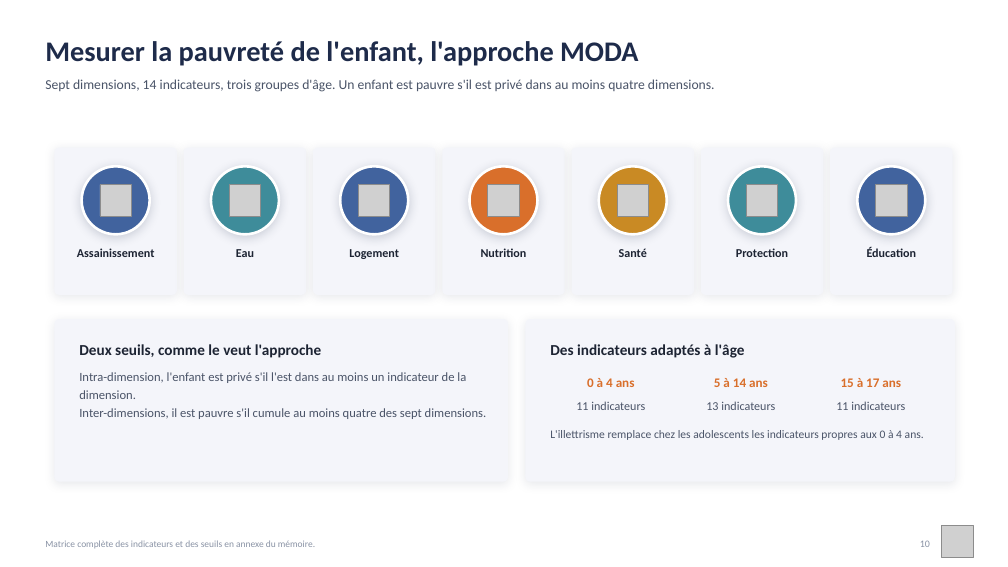
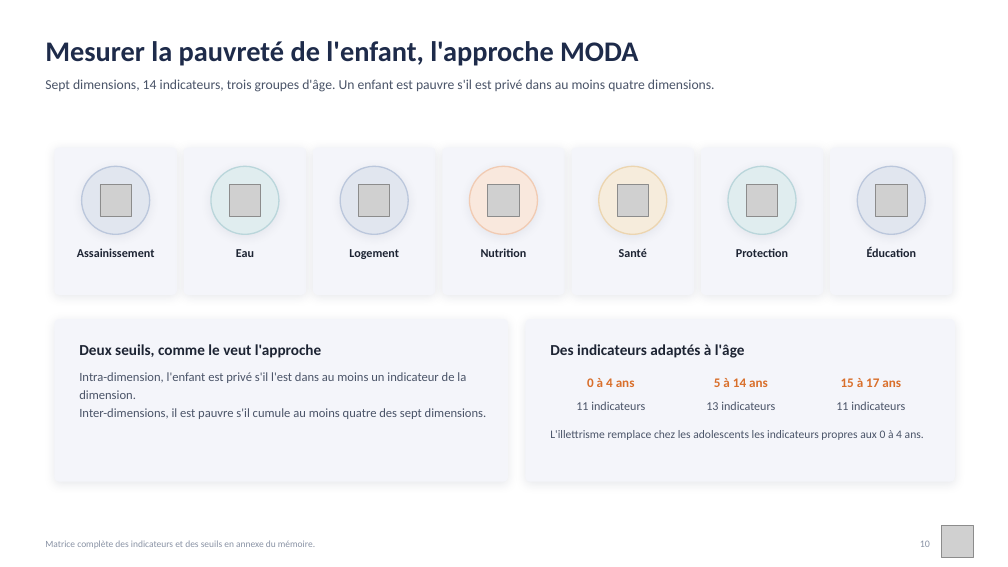
Before and after one commit to JODRAFF9/MEMOIRE, a slide deck: slide 10 of infographie/presentation_infographique.pptx. Drawn at 1008x567 pixels with LibreOffice and Linux fonts; fonts in the diff are those of the drawing; grey boxes stand for pictures. Boxes give left, top, right and bottom in pixels: in the first picture for what was removed or moved away, otherwise in the second. Text is boxed around its words. In the diff, an @@ line names an element or a change of style, - is before the commit and + after.

```diff
--- a/infographie/presentation_infographique.pptx
+++ b/infographie/presentation_infographique.pptx
@@ ellipse at (211, 166, 279, 234): fill #3E8C9A to #E0EDEF; outline #FFFFFF 2.5 pt to #BAD6DB 1.25 pt; shadow changed @@
@@ ellipse at (470, 166, 538, 234): fill #D96F2B to #F9E8DD; outline #FFFFFF 2.5 pt to #F1CBB3 1.25 pt; shadow changed @@
@@ ellipse at (599, 166, 667, 234): fill #C98A24 to #F6ECDC; outline #FFFFFF 2.5 pt to #ECD5B0 1.25 pt; shadow changed @@
@@ ellipse at (728, 166, 796, 234): fill #3E8C9A to #E0EDEF; outline #FFFFFF 2.5 pt to #BAD6DB 1.25 pt; shadow changed @@
@@ fill #41639E to #E1E6EF; outline #FFFFFF 2.5 pt to #BBC7DC 1.25 pt; shadow changed in 3 elements at (82, 166, 150, 234), (340, 166, 408, 234), (858, 166, 926, 234) @@
```
Also in this commit, not shown: 13 other slides changed, 1 other file.
